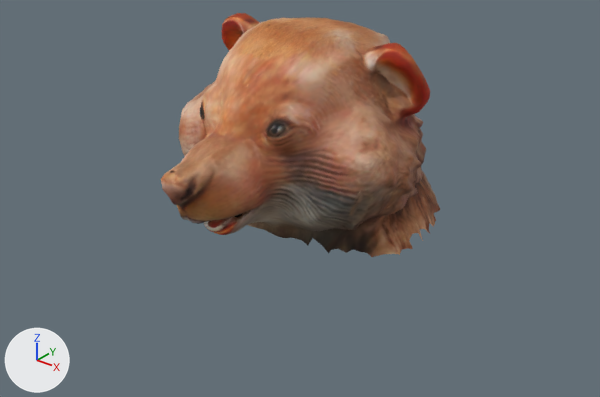
Renders of the glTF model assets/3d/vole.glb from each side of a commit.
Both versions are drawn from a 50 mm lens placed at (1.785, -2.231, 1.432), pointed at (0.073, -0.091, 0.105). Every picture has the same lights, and +X, +Y and +Z are marked at lower left. Mesh edges are drawn as thin lines on the coarser meshes. Where no turn or scale is listed for an object, it has been applied to the vertices.
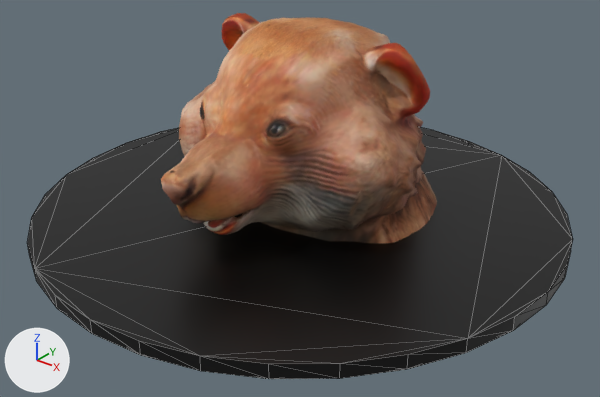
Commit message: vole fixes

What differs and where, as boxes (x1, y1, x2, y2) in the pictures (600 x 397 px):
```json
{"object": "Cylinder", "change": "added", "after": [27, 127, 573, 379], "on screen": "black"}
```

The change, as JSON lines over the scene's bpy script:
```json
{"op": "add", "block": "mat_material", "code": ["mat_material = principled_material('Material')", "mat_material.base_color = (0.0, 0.0, 0.0)  # black #000000", "mat_material.roughness = 0.4"]}
{"op": "add", "block": "me_cylinder_001", "code": ["me_cylinder_001 = bpy.data.meshes.new('Cylinder.001')", "me_cylinder_001.from_pydata(...)  # a 32-sided cylinder along z spanning x -1.0..1.0, y -1.0..1.0, z -0.02..0.02", "me_cylinder_001.materials.append(mat_material)  # black #000000"]}
{"op": "add", "block": "ob_cylinder", "code": ["ob_cylinder = bpy.data.objects.new('Cylinder', me_cylinder_001)", "ob_cylinder.location = (0.0, 0.0, 0.0)"]}
```
